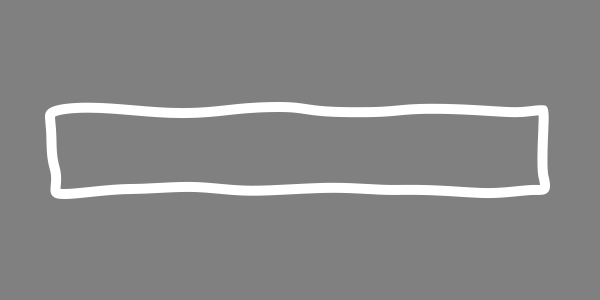
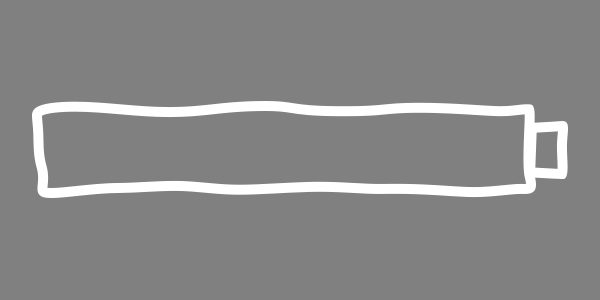
Layers edited between the first and the second 600x300 image:
added layer "形状 2" above "形状 1" over [525, 121, 568, 179]
painted on "形状 1" over [32, 101, 550, 199]
